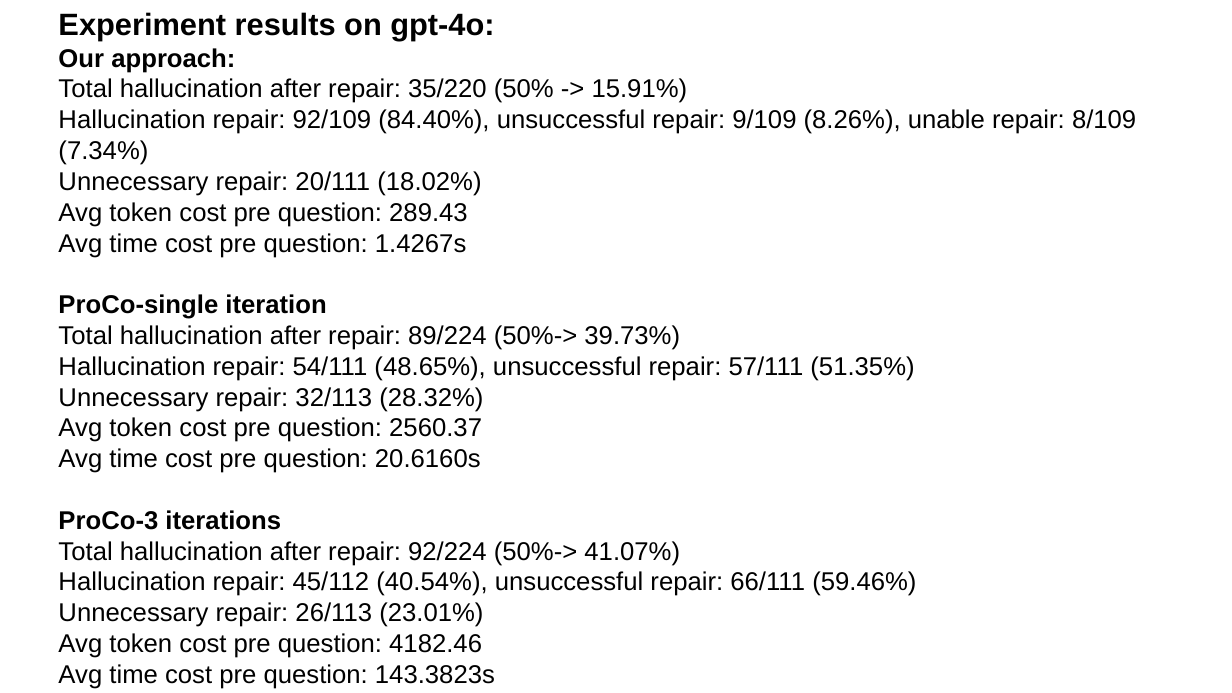
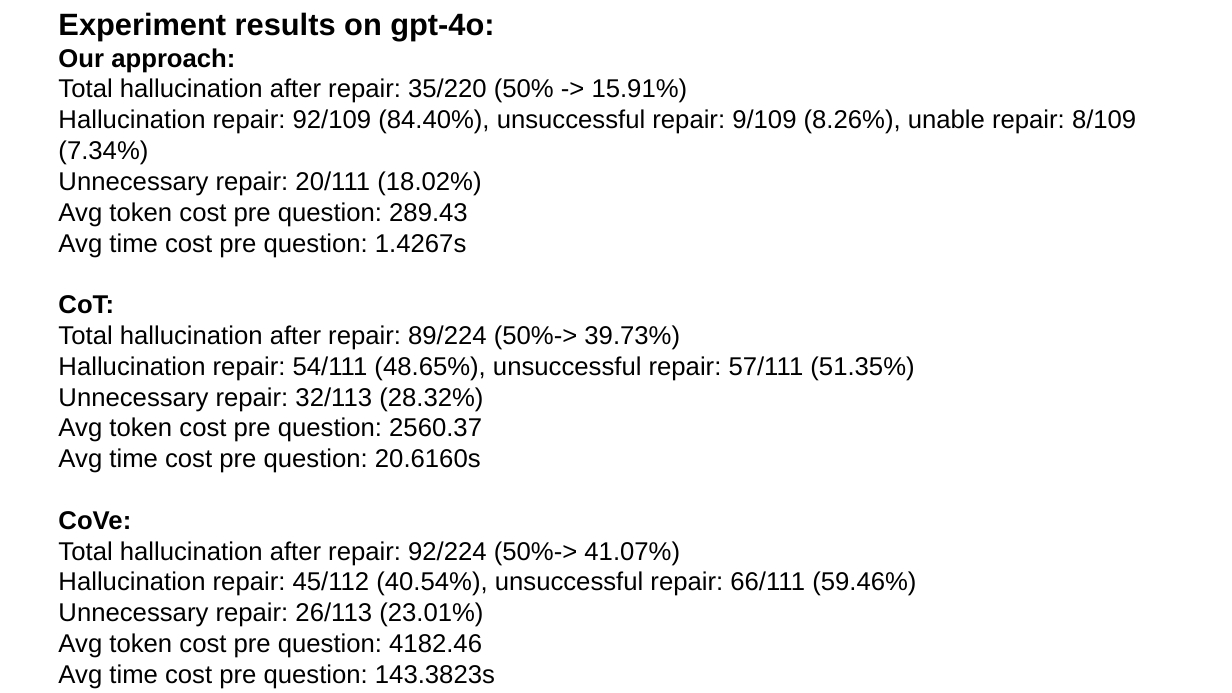
Before and after one commit to zbybr/LLMHalluMiti, a slide deck: slide 4 of slides/20251113.pptx. Drawn at 1232x693 pixels with LibreOffice and Linux fonts; fonts in the diff are those of the drawing. Boxes give left, top, right and bottom in pixels: in the first picture for what was removed or moved away, otherwise in the second. Text is boxed around its words. In the diff, an @@ line names an element or a change of style, - is before the commit and + after.

```diff
--- a/slides/20251113.pptx
+++ b/slides/20251113.pptx
@@ text at [58,295,114,314]: text changed @@
-ProCo-single iteration
+CoT:
@@ text at [58,511,131,530]: text changed @@
-ProCo-3 iterations
+CoVe:
```
Also in this commit, not shown: 4 other slides changed, 2 slides added.
